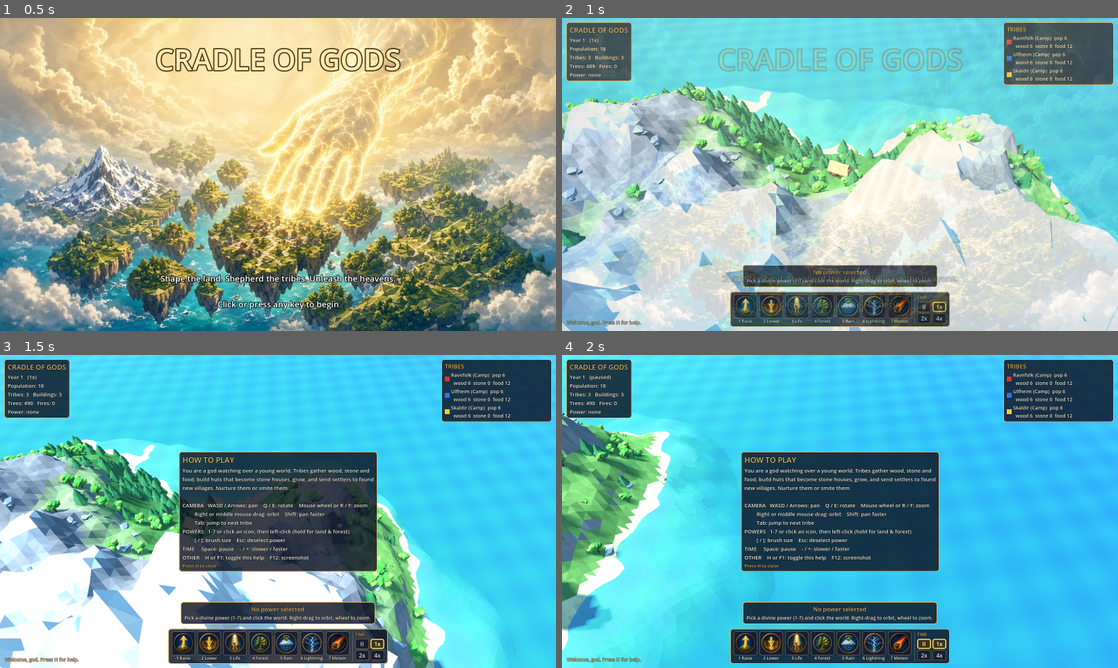
Above: before the commit, frames 1-4 (two rows, left to right).
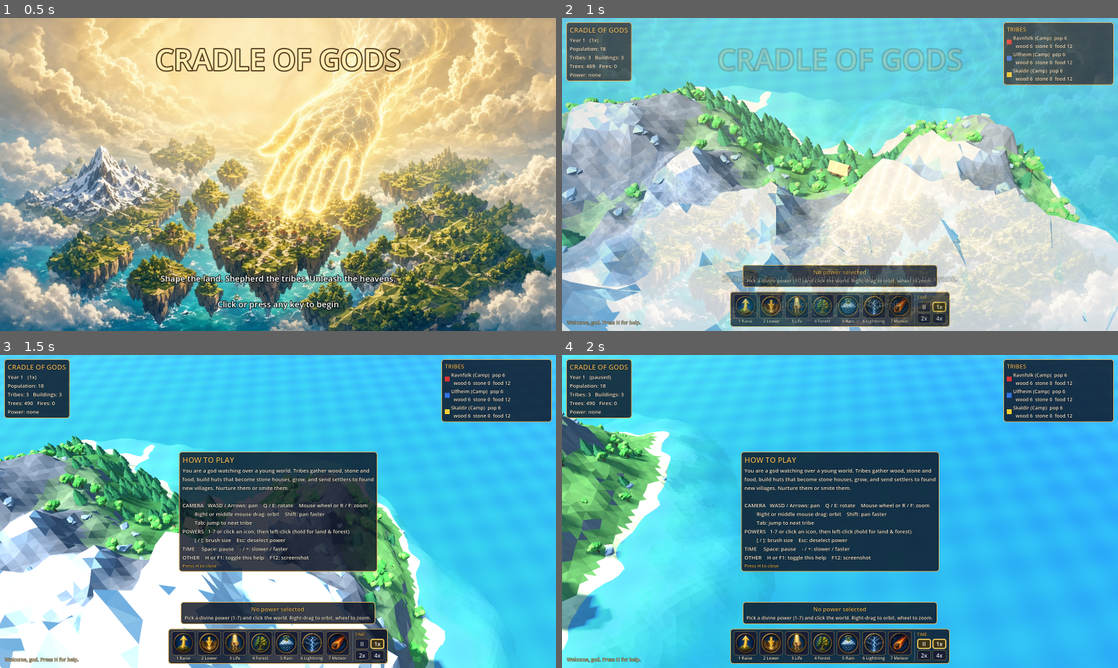
Above: after the commit, the same moments.

Repository: varneykirk55-collab/Cradle-of-gods
Game: Godot game, scene res://scenes/main.tscn
Same seed, same stepped clock (60 frames per second), same inputs: the game is played once before the commit and once after it.
Inputs (mouse positions are in pixels of both pictures, inside the frame that each line leads up to):
- Up to frame 1 (0.5 s): no input
- Up to frame 2 (1 s): click (745, 305) at 0.52 s
- Up to frame 3 (1.5 s): tap H at 1.25 s; move the mouse to (400, 495) at 1.27 s; hold D from 1.28 s (still down); hold Shift from 1.28 s (still down); click (400, 495) at 1.42 s
- Up to frame 4 (2 s): keep holding D; keep holding Shift; tap Space at 1.52 s

Frame 1 is identical in both runs. In frame 2, 11% of the frame differs, in the area x 0-86%, y 23-84%; in frame 3, 6.7%; in frame 4, 0.8%.

Commit message:
Milestone 1: README, test runner, tuned visuals/FX, final screenshots and test logs

Diff:
--- a/scripts/fx.gd
+++ b/scripts/fx.gd
@@ -83,8 +83,8 @@
 	return p
 
 static func explosion(parent: Node, pos: Vector3, size := 1.0) -> void:
-	var p := _base(parent, pos, int(70 * size), 1.6, true)
-	p.mesh = _quad(2.6 * size, pmat(Color(1, 1, 1)))
+	var p := _base(parent, pos, int(90 * size), 1.6, true)
+	p.mesh = _quad(1.8 * size, pmat(Color(1, 1, 1)))
 	p.emission_shape = CPUParticles3D.EMISSION_SHAPE_SPHERE
 	p.emission_sphere_radius = 1.5 * size
 	p.direction = Vector3.UP
@@ -96,7 +96,7 @@
 	p.gravity = Vector3(0, 1.0, 0)
 	p.scale_amount_min = 0.8
 	p.scale_amount_max = 2.0
-	p.color_ramp = _ramp([Color(1, 0.97, 0.75, 1), Color(1, 0.6, 0.1, 1), Color(0.85, 0.25, 0.05, 0.85), Color(0.2, 0.1, 0.08, 0)])
+	p.color_ramp = _ramp([Color(1, 0.75, 0.3, 1), Color(1, 0.38, 0.05, 1), Color(0.55, 0.12, 0.04, 0.75), Color(0.15, 0.1, 0.08, 0)])
 	var s := _base(parent, pos + Vector3(0, 1.5, 0), int(30 * size), 4.0, true)
 	s.mesh = _quad(3.5 * size, pmat(Color(1, 1, 1)))
 	s.emission_shape = CPUParticles3D.EMISSION_SHAPE_SPHERE
--- a/scripts/main.gd
+++ b/scripts/main.gd
@@ -69,7 +69,7 @@
 	env.ambient_light_source = Environment.AMBIENT_SOURCE_SKY
 	env.ambient_light_energy = 0.38
 	env.tonemap_mode = Environment.TONE_MAPPER_FILMIC
-	env.tonemap_exposure = 0.95
+	env.tonemap_exposure = 0.9
 	env.fog_enabled = false
 	env.fog_light_color = Color(0.72, 0.8, 0.9)
 	env.fog_density = 0.0035
@@ -322,9 +322,9 @@
 	powers.cast(5, lp, 0.0)
 	await _frames(2)
 	await _save_shot("06_lightning")
-	for i in 8:
+	for i in 3:
 		sim.update(0.5)
-		await _frames(2)
+		await _frames(1)
 	await _save_shot("07_forest_fire")
 	# meteor on a village
 	powers.select(6)
@@ -382,7 +382,9 @@
 	await _frames(2)
 	_mouse_button(MOUSE_BUTTON_RIGHT, center + Vector2(120, 0), false)
 	_check("input: right-drag orbits", absf(rig.yaw - y0) > 0.3, "yaw %.2f -> %.2f" % [y0, rig.yaw])
+	rig.set_view(t0.center + Vector3(3, 0, 3), 30.0, 0.8, 0.9, true)
 	await _frames(20)
+	print("INFO fps under this renderer: %.1f" % Engine.get_frames_per_second())
 	# hotkey 3 + left click at screen centre spawns villagers
 	_key(KEY_3, true)
 	_key(KEY_3, false)
@@ -395,7 +397,7 @@
 	await _frames(1)
 	_mouse_button(MOUSE_BUTTON_LEFT, center, false)
 	await _frames(3)
-	_check("input: click casts power", sim.population() > pop0 or (ground != null and not terrain.is_land(ground.x, ground.z)), "pop %d -> %d (ground=%s)" % [pop0, sim.population(), ground])
+	_check("input: click casts power", sim.population() == pop0 + 3, "pop %d -> %d (ground=%s)" % [pop0, sim.population(), ground])
 	await _save_shot("13_input_spawn")
 	# toolbar button click (Meteor icon) via real GUI hit-testing
 	var btn: Button = hud.power_buttons[6]
--- a/scripts/terrain.gd
+++ b/scripts/terrain.gd
@@ -145,11 +145,11 @@
 		Biome.SNOW:
 			c = Color(0.95, 0.96, 0.99)
 		Biome.ROCK:
-			c = Color(0.56, 0.53, 0.50).lerp(Color(0.43, 0.41, 0.42), clampf((h - 6.0) / 14.0, 0.0, 1.0))
+			c = Color(0.47, 0.44, 0.41).lerp(Color(0.38, 0.36, 0.38), clampf((h - 6.0) / 14.0, 0.0, 1.0))
 			if h > 15.0:
 				c = c.lerp(Color(0.92, 0.93, 0.96), clampf((h - 15.0) / 6.0, 0.0, 0.8))
 		Biome.ALPINE:
-			c = Color(0.44, 0.56, 0.32).lerp(Color(0.55, 0.55, 0.42), clampf((h - 8.0) / 4.0, 0.0, 1.0))
+			c = Color(0.38, 0.50, 0.28).lerp(Color(0.47, 0.48, 0.36), clampf((h - 8.0) / 4.0, 0.0, 1.0))
 		Biome.DRY:
 			c = Color(0.72, 0.68, 0.40).lerp(Color(0.50, 0.60, 0.30), m / 0.33)
 		Biome.GRASS:
--- a/scripts/villager.gd
+++ b/scripts/villager.gd
@@ -32,10 +32,11 @@
 	lifespan = randf_range(260.0, 380.0)
 	body = MeshInstance3D.new()
 	body.mesh = Assets.mesh("villager")
+	body.scale = Vector3.ONE * 1.35  # slightly heroic proportions so villagers read from the god camera
 	add_child(body)
 	bundle = MeshInstance3D.new()
 	bundle.mesh = sim.bundle_mesh
-	bundle.position = Vector3(0, 0.98, 0)
+	bundle.position = Vector3(0, 1.25, 0)
 	bundle.visible = false
 	add_child(bundle)
 	position = pos
--- a/scripts/world_sim.gd
+++ b/scripts/world_sim.gd
@@ -547,7 +547,7 @@
 	if fires.size() > 90: return
 	r.burning = true
 	var node := FX.fire(self, r.pos + Vector3(0, 1.0 * r.scale, 0), 0.9 * r.scale)
-	fires.append({"res": r, "bld": null, "t": rng.randf_range(4.0, 7.0), "node": node, "spread": 1.0})
+	fires.append({"res": r, "bld": null, "t": rng.randf_range(6.0, 10.0), "node": node, "spread": 1.0})
 
 func ignite_building(b: Building) -> void:
 	if not b.alive or b.burning: return
@@ -583,7 +583,7 @@
 		if f["spread"] <= 0.0:
 			f["spread"] = 1.5
 			for r in resources_in_radius(p, 2.6):
-				if rng.randf() < 0.22: ignite_res(r)
+				if rng.randf() < 0.3: ignite_res(r)
 			for v in villagers.duplicate():
 				if Vector2(v.position.x - p.x, v.position.z - p.z).length() < 0.9:
 					kill_villager(v, "fire")
Binary file changed: screenshots/02_world_overview.png
Binary file changed: screenshots/03_village_closeup.png
Binary file changed: screenshots/04_help_overlay.png
Binary file changed: screenshots/05_blessed_rain.png
Binary file changed: screenshots/06_lightning.png
Binary file changed: screenshots/07_forest_fire.png
Binary file changed: screenshots/08_before_meteor.png
Binary file changed: screenshots/09_meteor_falling.png
Binary file changed: screenshots/10_meteor_impact.png
Binary file changed: screenshots/11_crater.png
Binary file changed: screenshots/12_terrain_sculpt.png
Binary file added: screenshots/13_input_spawn.png
(and 9 more such lines)
